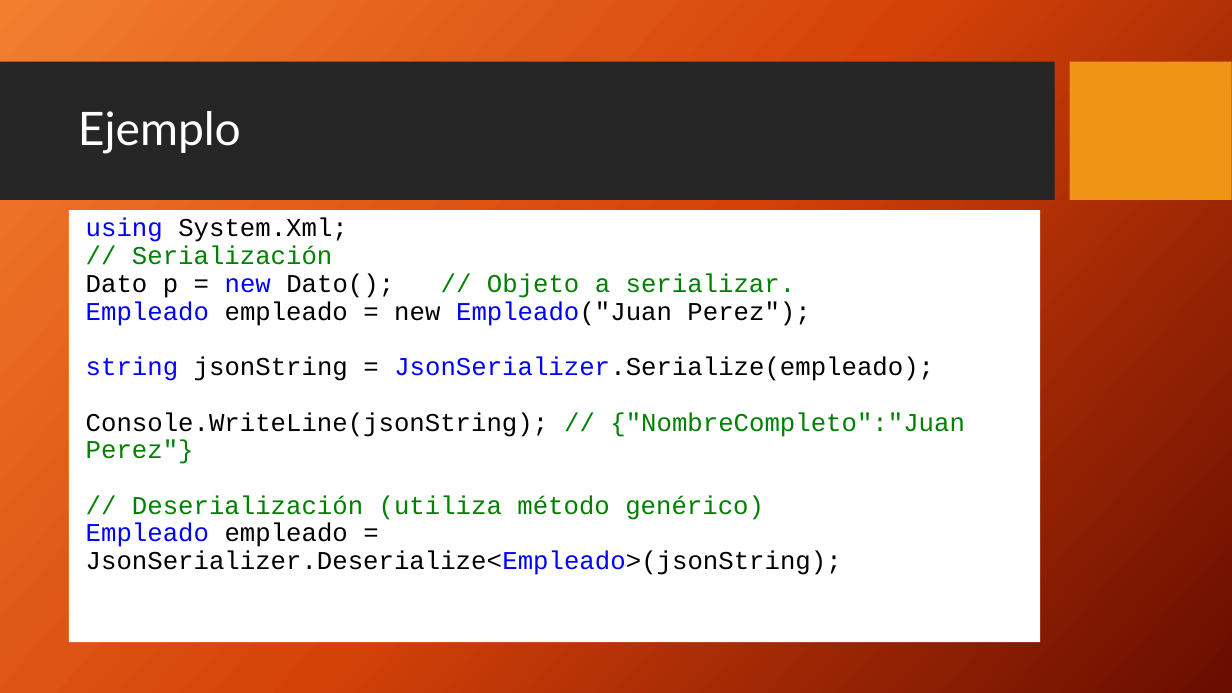
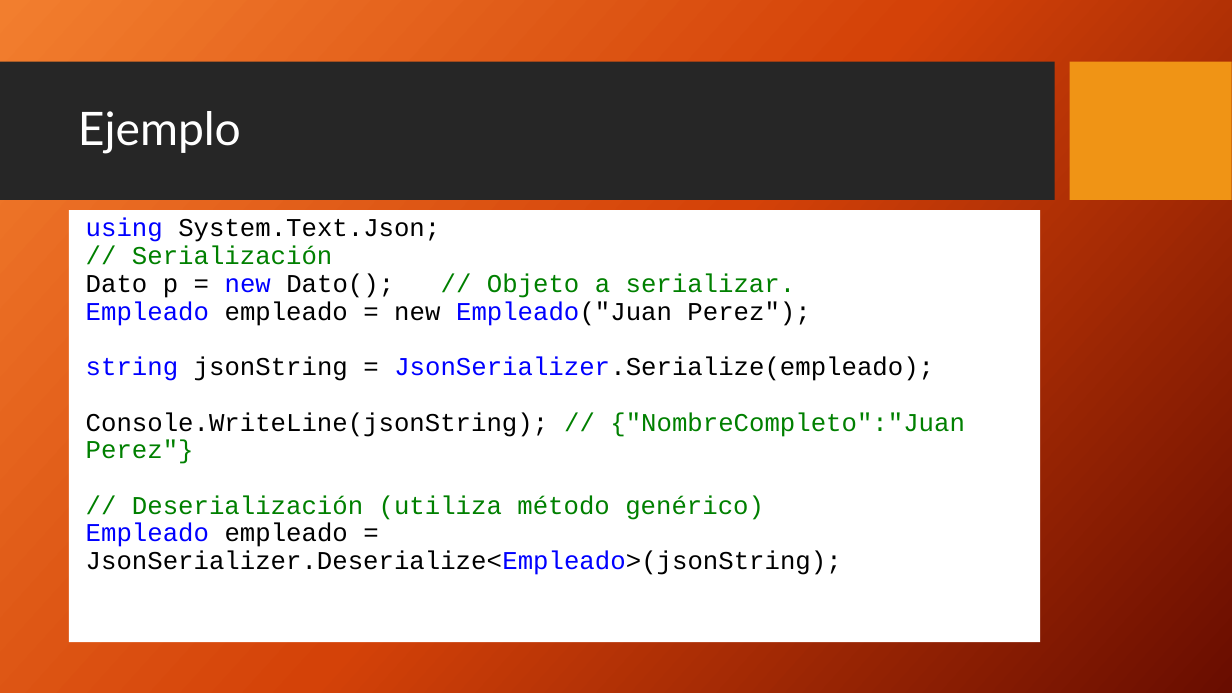
Before and after one commit to FedeDavila1984/utn_prog_y_lab_II, a slide deck: slide 8 of PPTs/ProgramacionII_Clase_19.2-2021.pptx. Drawn at 1232x693 pixels with LibreOffice and Linux fonts; fonts in the diff are those of the drawing; background and template pictures are left out. Boxes give left, top, right and bottom in pixels: in the first picture for what was removed or moved away, otherwise in the second. Text is boxed around its words. In the diff, an @@ line names an element or a change of style, - is before the commit and + after.

```diff
--- a/PPTs/ProgramacionII_Clase_19.2-2021.pptx
+++ b/PPTs/ProgramacionII_Clase_19.2-2021.pptx
@@ text in rectangle at (86,218,440,242): text changed @@
-using System.Xml;
+using System.Text.Json;
```
Also in this commit, not shown: 47 other files.
